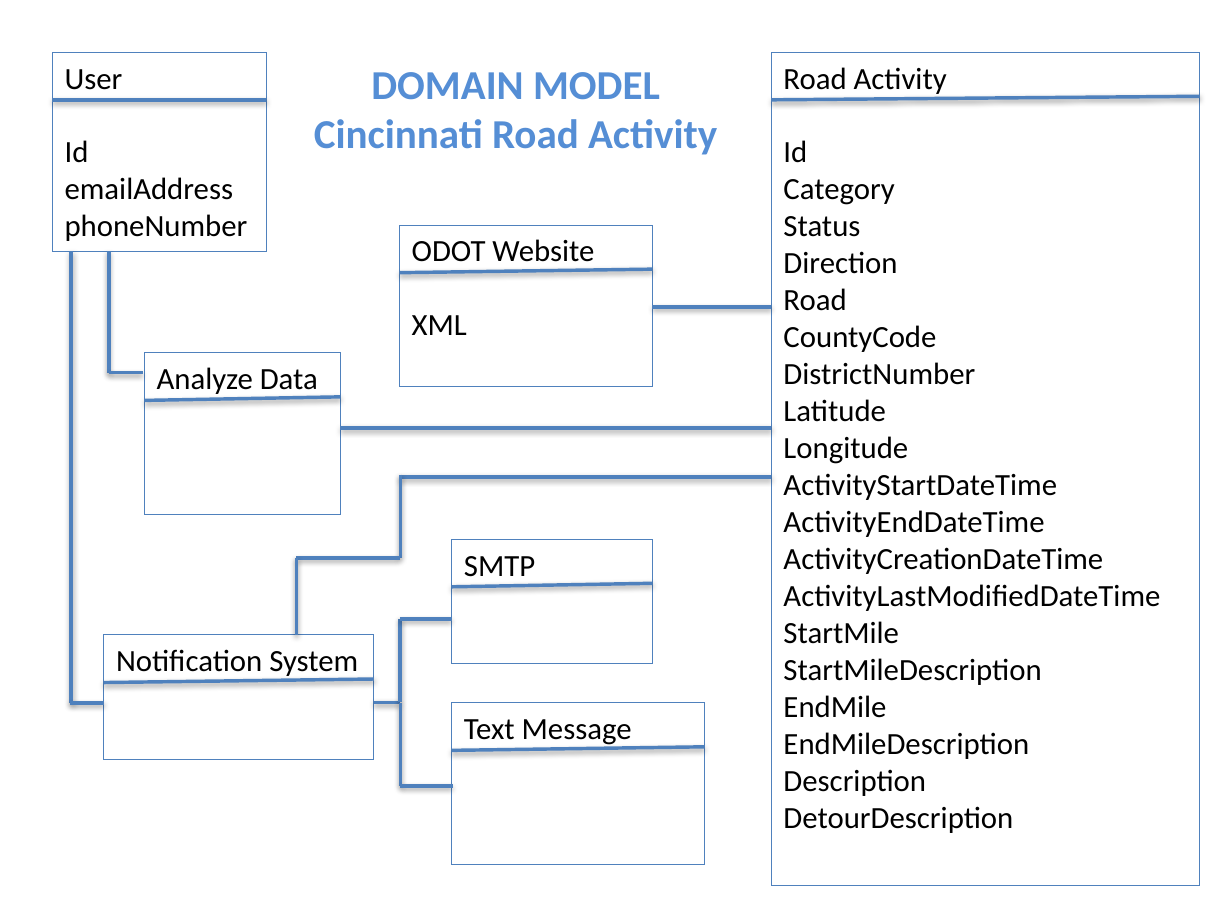
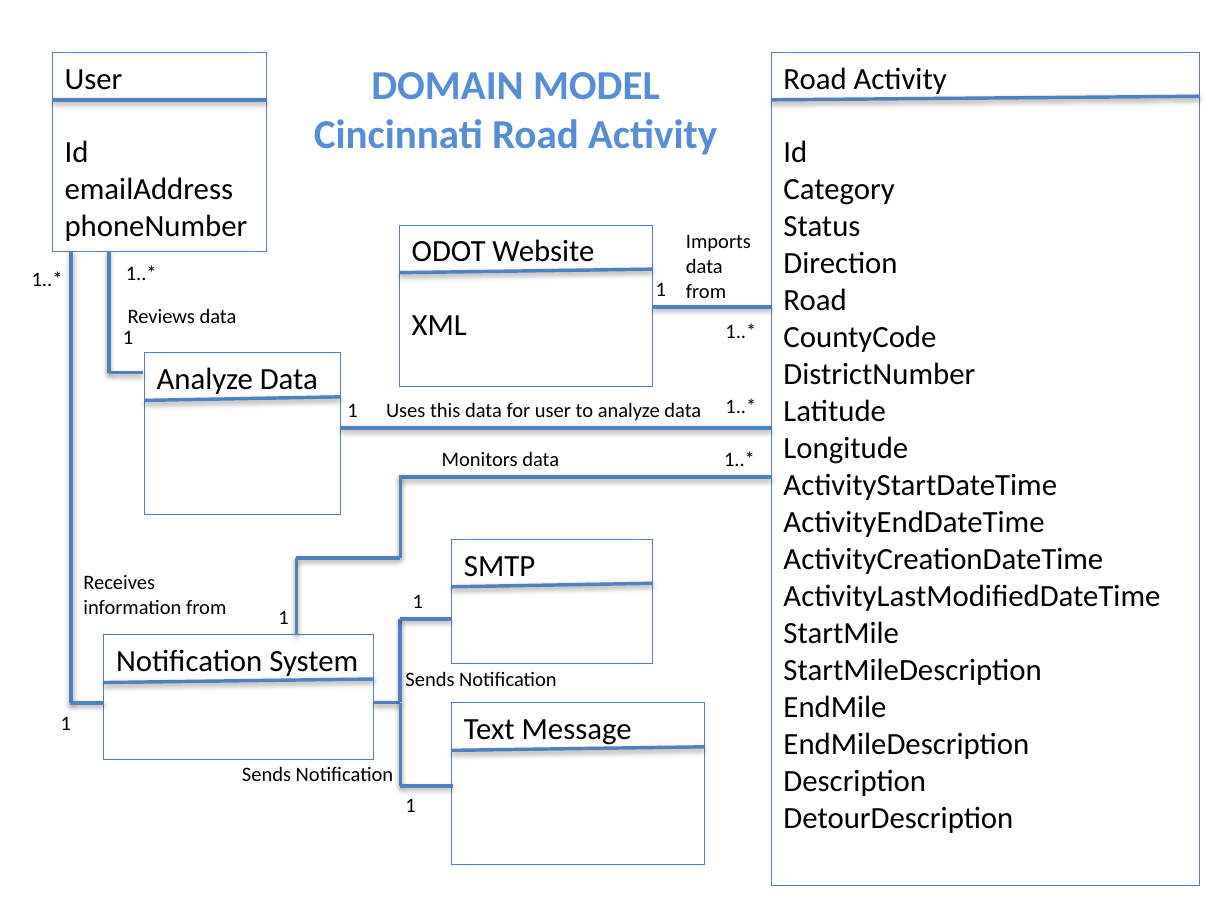
Before and after one commit to niemilkm/csc440-KevinNiemiller, a slide deck: slide 1 of deliverables/iteration2/other/DomainModel_SSD_ClassDiagrams.pptx. Drawn at 1232x924 pixels with LibreOffice and Linux fonts; fonts in the diff are those of the drawing. Boxes give left, top, right and bottom in pixels: in the first picture for what was removed or moved away, otherwise in the second. Text is boxed around its words. In the diff, an @@ line names an element or a change of style, - is before the commit and + after.

```diff
--- a/deliverables/iteration2/other/DomainModel_SSD_ClassDiagrams.pptx
+++ b/deliverables/iteration2/other/DomainModel_SSD_ClassDiagrams.pptx
@@ text added at (686,235,751,298), 12 pt, text #000000 @@
+Imports data from
@@ text added at (126,265,157,280), 12 pt, text #000000 @@
+1..*
@@ text added at (32,271,63,286), 12 pt, text #000000 @@
+1..*
@@ text added at (656,282,666,296), 12 pt, text #000000 @@
+1
@@ text added at (128,308,237,323), 12 pt, text #000000 @@
+Reviews data
@@ text added at (725,323,756,338), 12 pt, text #000000 @@
+1..*
@@ text added at (123,331,133,344), 12 pt, text #000000 @@
+1
@@ text added at (347,403,357,417), 12 pt, text #000000 @@
+1
@@ text added at (386,402,701,421), 12 pt, text #000000 @@
+Uses this data for user to analyze data
@@ text added at (725,398,756,413), 12 pt, text #000000 @@
+1..*
@@ text added at (442,451,559,466), 12 pt, text #000000 @@
+Monitors data
@@ text added at (724,451,755,466), 12 pt, text #000000 @@
+1..*
@@ text added at (83,575,226,614), 12 pt, text #000000 @@
+Receives information from
@@ text added at (413,594,423,608), 12 pt, text #000000 @@
+1
@@ text added at (278,610,288,624), 12 pt, text #000000 @@
+1
@@ text added at (405,671,557,686), 12 pt, text #000000 @@
+Sends Notification
@@ text added at (61,716,71,730), 12 pt, text #000000 @@
+1
@@ text added at (242,766,394,781), 12 pt, text #000000 @@
+Sends Notification
@@ text added at (405,798,415,812), 12 pt, text #000000 @@
+1
```
Also in this commit, not shown: 1 other slide changed, 3 slides added, 1 other file.
